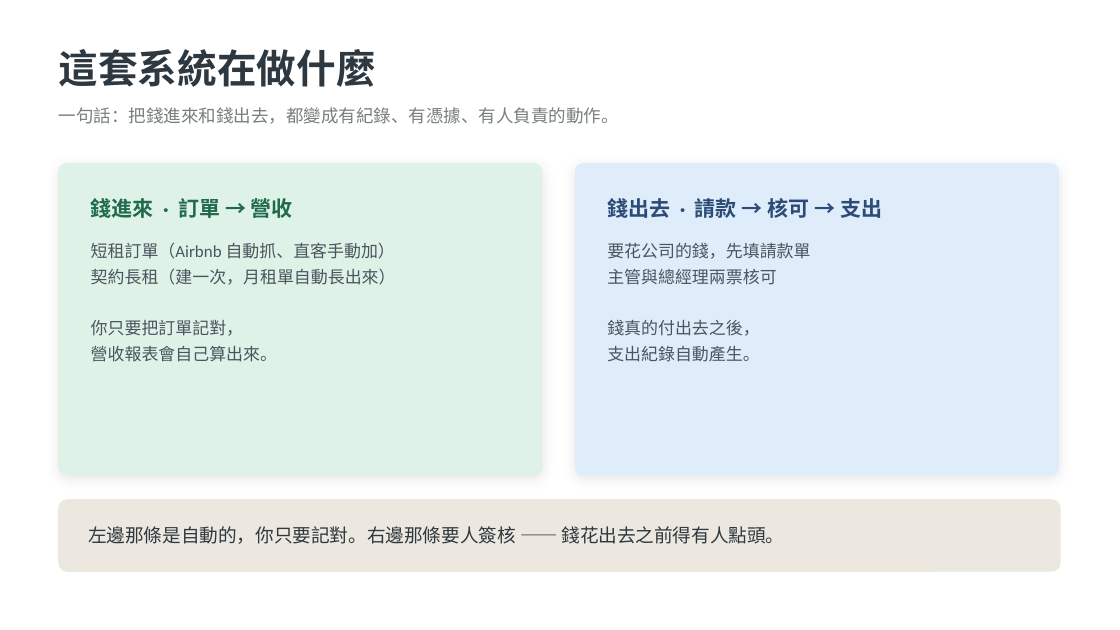
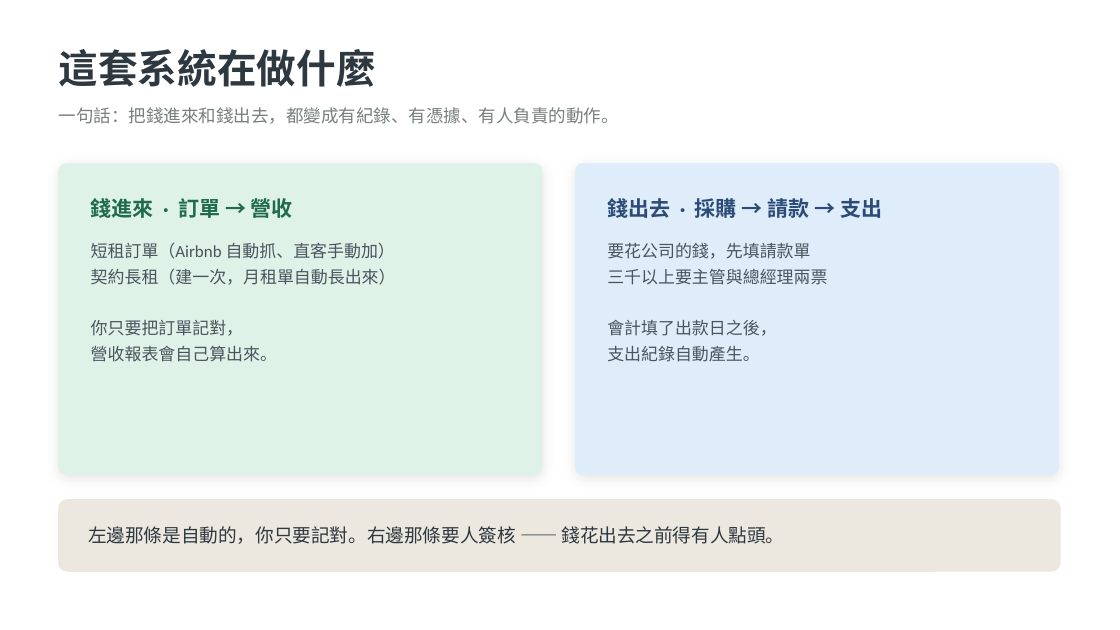
Before and after one commit to twlo79/anxing-web, a slide deck: slide 3 of docs/安幸上工ERP_管家操作說明.pptx (slide 2 before the commit). Drawn at 1120x630 pixels with LibreOffice and Linux fonts; fonts in the diff are those of the drawing. Boxes give left, top, right and bottom in pixels: in the first picture for what was removed or moved away, otherwise in the second. Text is boxed around its words. In the diff, an @@ line names an element or a change of style, - is before the commit and + after.

```diff
--- a/docs/安幸上工ERP_管家操作說明.pptx
+++ b/docs/安幸上工ERP_管家操作說明.pptx
@@ text at (607, 195, 882, 221): text changed @@
-錢出去 · 請款 → 核可 → 支出
+錢出去 · 採購 → 請款 → 支出
@@ text at (607, 269, 827, 336): text changed @@
-主管與總經理兩票核可
-錢真的付出去之後，
+三千以上要主管與總經理兩票
+會計填了出款日之後，
```
Also in this commit, not shown: 7 other slides changed, 4 slides added, 1 slide removed, 4 other files.
